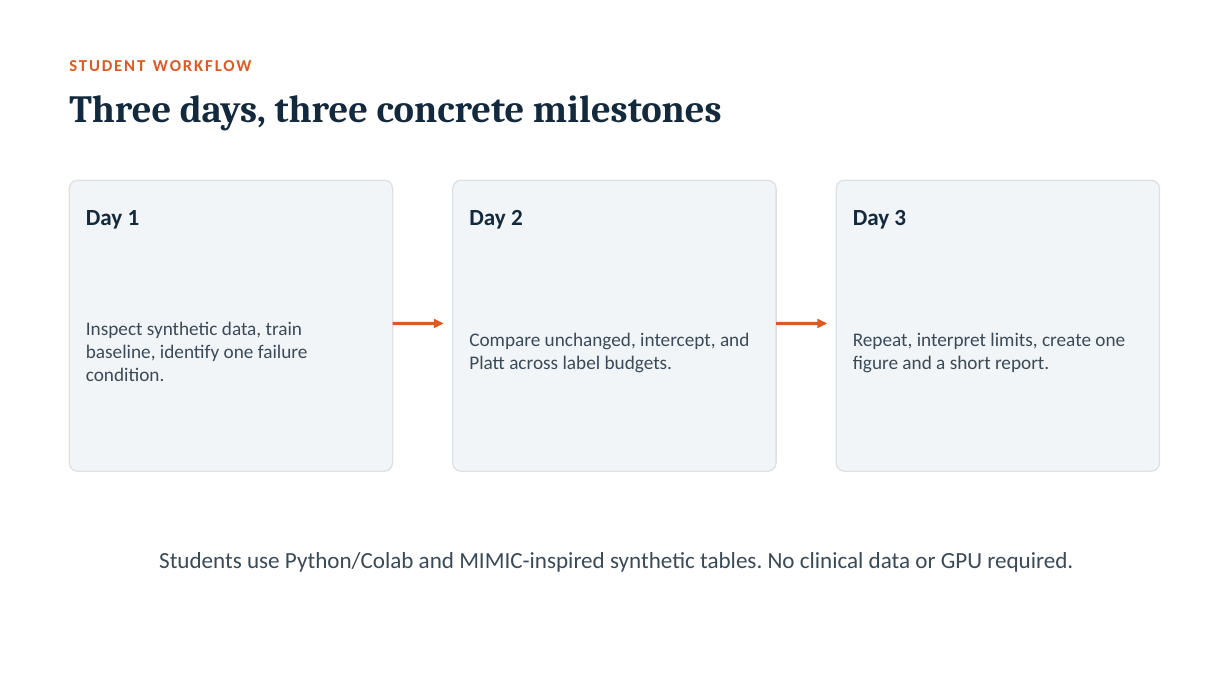
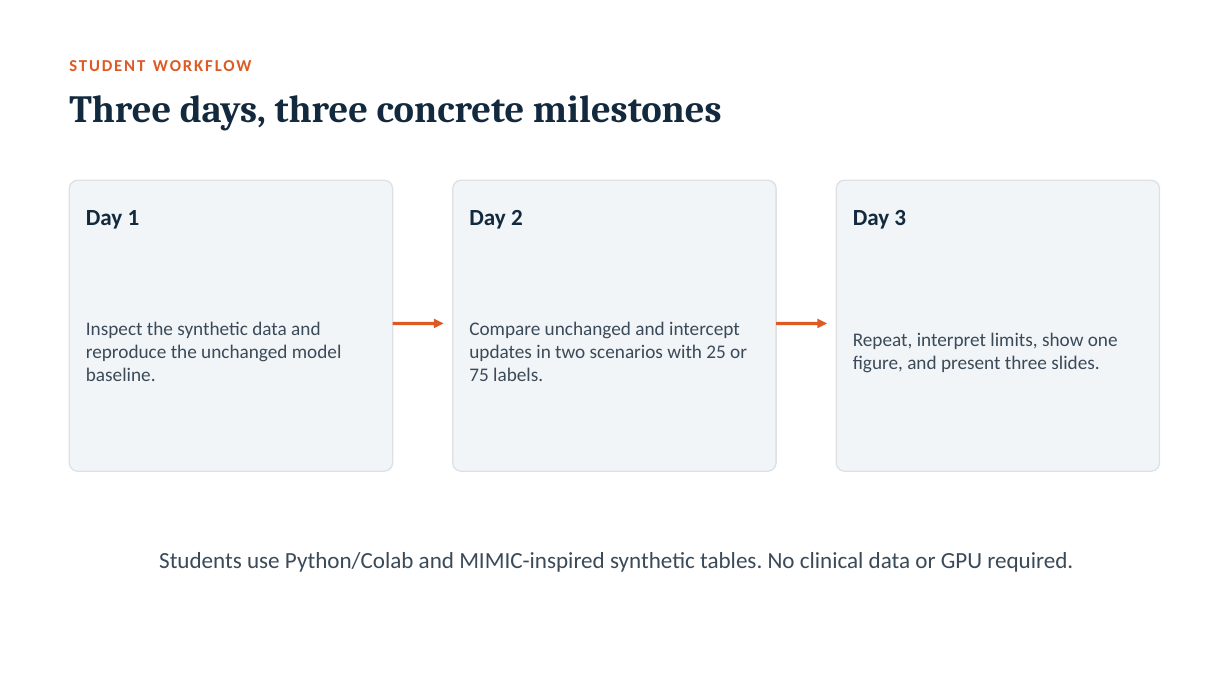
Before and after one commit to vafaei-ar/ai-uncertainty-2026-healthcare, a slide deck: slide 22 of slides/lecture_when_can_we_trust_clinical_ai.pptx. Drawn at 1232x693 pixels with LibreOffice and Linux fonts; fonts in the diff are those of the drawing. Boxes give left, top, right and bottom in pixels: in the first picture for what was removed or moved away, otherwise in the second. Text is boxed around its words. In the diff, an @@ line names an element or a change of style, - is before the commit and + after.

```diff
--- a/slides/lecture_when_can_we_trust_clinical_ai.pptx
+++ b/slides/lecture_when_can_we_trust_clinical_ai.pptx
@@ text at [86,321,342,381]: text changed @@
-Inspect synthetic data, train baseline, identify one failure condition.
+Inspect the synthetic data and reproduce the unchanged model baseline.
@@ text at [469,321,747,381]: text changed @@
-Compare unchanged, intercept, and Platt across label budgets.
+Compare unchanged and intercept updates in two scenarios with 25 or 75 labels.
@@ text at [853,332,1118,373]: text changed @@
-Repeat, interpret limits, create one figure and a short report.
+Repeat, interpret limits, show one figure, and present three slides.
```
Also in this commit, not shown: 1 other slide changed, 1 other file.
